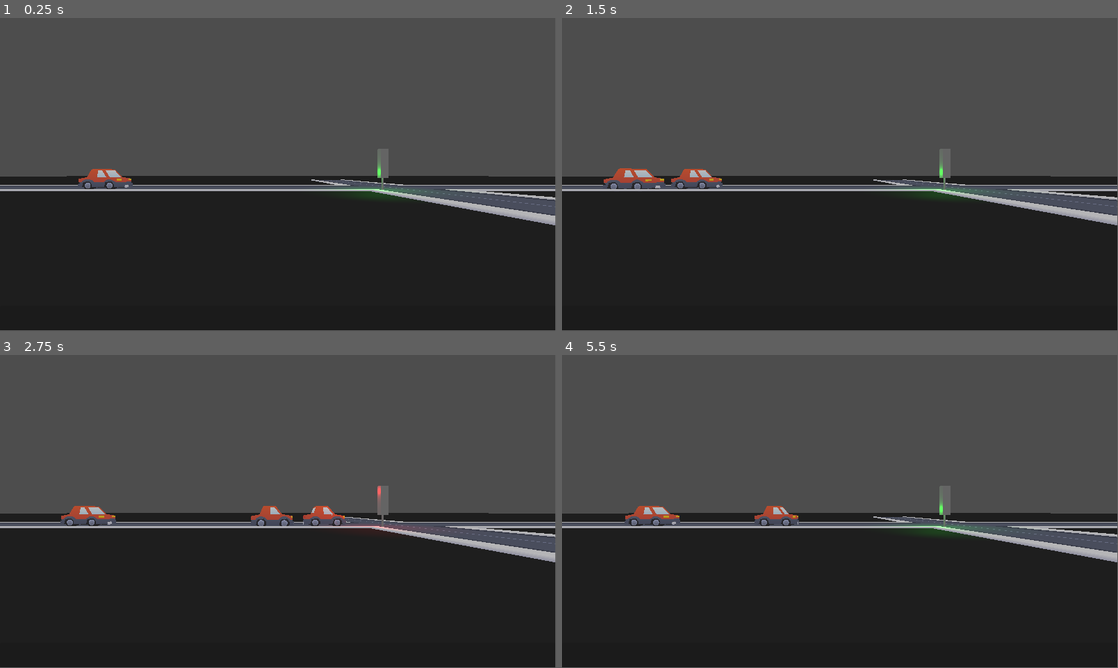
Above: before the commit, frames 1-4 (two rows, left to right).
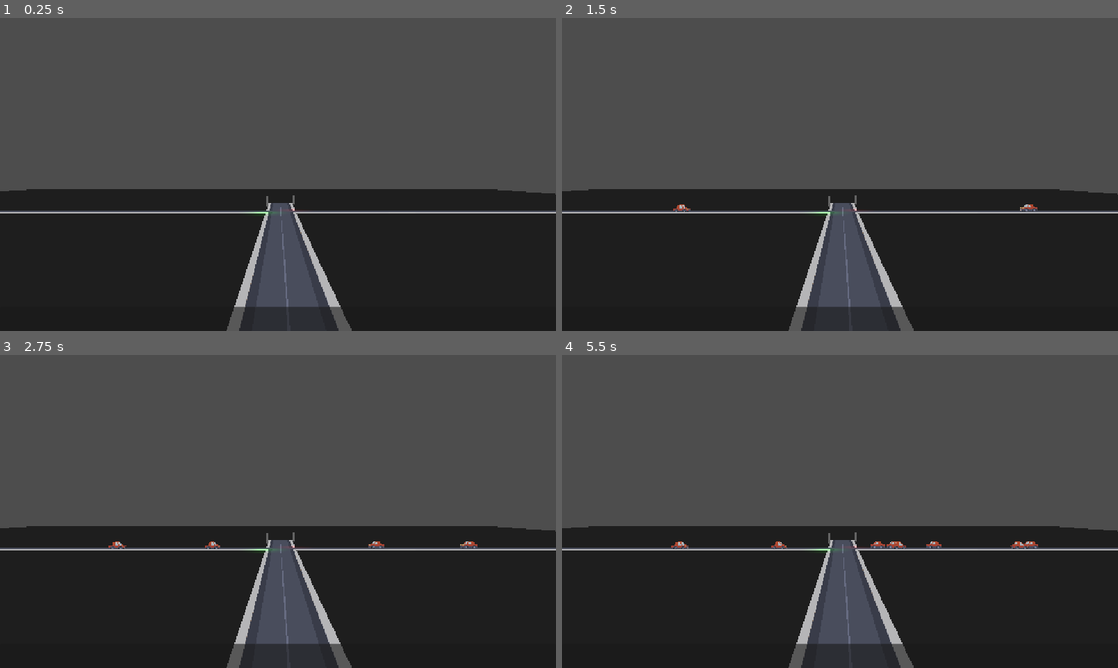
Above: after the commit, the same moments.

Repository: Fs1ooz/I_TrafficLight
Game: Godot game, scene res://Scenes/world.tscn
Same seed, same stepped clock (60 frames per second), same inputs: the game is played once before the commit and once after it.
Inputs:
- Up to frame 1 (0.25 s): no input
- Up to frame 2 (1.5 s): hold Down (ui_down) from 1.28 s (still down)
- Up to frame 3 (2.75 s): release Down (ui_down) at 2.03 s
- Up to frame 4 (5.5 s): hold Down (ui_down) from 3.53 s (still down)
In our replay, the window is 799x449 before the commit and 800x450 after it. These sizes can differ from the game's own. Grey fills any space a smaller window leaves; there, only what the larger window draws over its background counts as a difference.

The runs differ from the first frame. In frame 1, 11% of the frame differs, in the area x 0-100%, y 0-100%; in frame 2, 12%; in frame 3, 12%; in frame 4, 12%.

Commit message:
i wanna beee

Diff:
--- /dev/null
+++ b/Scenes/infrared_sensor.tscn
@@ -0,0 +1,15 @@
+[gd_scene load_steps=2 format=3 uid="uid://cluflelnki8qp"]
+
+[ext_resource type="Script" uid="uid://c5fa1cpdlcm3r" path="res://Script/infrared_sensor.gd" id="1_uxdkq"]
+
+[node name="InfraredSensor" type="Node3D"]
+transform = Transform3D(-4.37114e-08, -1, 4.37114e-08, 0, -4.37114e-08, -1, 1, -4.37114e-08, 1.91069e-15, 0, 0.5, 0)
+script = ExtResource("1_uxdkq")
+
+[node name="InfraredA" type="RayCast3D" parent="." groups=["Infrareds"]]
+transform = Transform3D(1, 0, 0, 0, 1, -8.35189e-23, 0, -8.35188e-23, 1, 0, 0, 0)
+target_position = Vector3(0, 10, 0)
+
+[node name="InfraredB" type="RayCast3D" parent="." groups=["Infrareds"]]
+transform = Transform3D(1, 0, 0, 0, 1, -8.35189e-23, 0, -8.35188e-23, 1, -0.928957, 4.0606e-08, -1.77495e-15)
+target_position = Vector3(0, 10, 0)
--- a/Scenes/sedan.tscn
+++ b/Scenes/sedan.tscn
@@ -182,7 +182,7 @@
 blend_shape_mode = 0
 shadow_mesh = SubResource("ArrayMesh_32lqg")
 
-[node name="Sedan3D" type="CharacterBody3D" groups=["Vehicles"]]
+[node name="Sedan" type="CharacterBody3D" groups=["Vehicles"]]
 script = ExtResource("1_bc5v0")
 
 [node name="CollisionShape3D" type="CollisionShape3D" parent="."]
--- a/Scenes/traffic_light.tscn
+++ b/Scenes/traffic_light.tscn
@@ -1,12 +1,13 @@
 [gd_scene load_steps=2 format=3 uid="uid://ud62vixst0na"]
 
-[ext_resource type="Script" uid="uid://brv3n0s30tj15" path="res://Script/traffic_light.gd" id="1_a202f"]
+[ext_resource type="Script" uid="uid://cep1f8v8k6y7l" path="res://Script/traffic_lights.gd" id="1_tmwn3"]
 
-[node name="Semaforo3D" type="Node3D" node_paths=PackedStringArray("red_light", "yellow_light", "green_light") groups=["Traffic Lights"]]
-script = ExtResource("1_a202f")
-red_light = NodePath("LuciSemaforo3D/Rosso3D")
-yellow_light = NodePath("LuciSemaforo3D/Giallo3D")
-green_light = NodePath("LuciSemaforo3D/Verde3D")
+[node name="TrafficLight" type="Node3D" node_paths=PackedStringArray("red_light", "yellow_light", "green_light") groups=["Traffic Lights"]]
+script = ExtResource("1_tmwn3")
+red_light = NodePath("TrafficLightColors/Red")
+yellow_light = NodePath("TrafficLightColors/Yellow")
+green_light = NodePath("TrafficLightColors/Green")
+metadata/_custom_type_script = "uid://cep1f8v8k6y7l"
 
 [node name="CSGBox3D" type="CSGBox3D" parent="."]
 transform = Transform3D(1, 0, 0, 0, 1, 0, 0, 0, 1, 0, 1.99517, -0.106776)
@@ -17,16 +18,16 @@
 radius = 0.058
 height = 1.18937
 
-[node name="LuciSemaforo3D" type="Node3D" parent="."]
+[node name="TrafficLightColors" type="Node3D" parent="."]
 transform = Transform3D(1, 0, 0, 0, 1, 0, 0, 0, 1, 0, 1.51308, 0.179844)
 
-[node name="Rosso3D" type="OmniLight3D" parent="LuciSemaforo3D"]
+[node name="Red" type="OmniLight3D" parent="TrafficLightColors"]
 transform = Transform3D(1, 0, 0, 0, 1, 0, 0, 0, 1, 0, 1, 0)
 light_color = Color(1, 0, 0, 1)
 
-[node name="Giallo3D" type="OmniLight3D" parent="LuciSemaforo3D"]
+[node name="Yellow" type="OmniLight3D" parent="TrafficLightColors"]
 transform = Transform3D(1, 0, 0, 0, 1, 0, 0, 0, 1, 0, 0.5, 0)
 light_color = Color(1, 0.833333, 0, 1)
 
-[node name="Verde3D" type="OmniLight3D" parent="LuciSemaforo3D"]
+[node name="Green" type="OmniLight3D" parent="TrafficLightColors"]
 light_color = Color(0, 1, 0, 1)
--- a/Scenes/world.tscn
+++ b/Scenes/world.tscn
@@ -1,8 +1,8 @@
 [gd_scene load_steps=10 format=3 uid="uid://biawlloxcii7l"]
 
 [ext_resource type="Script" uid="uid://u04y2f8y3bkg" path="res://Script/world.gd" id="1_go701"]
-[ext_resource type="PackedScene" uid="uid://ck5kqqngwpxwe" path="res://Scenes/sedan.tscn" id="2_5a7ea"]
 [ext_resource type="PackedScene" uid="uid://ud62vixst0na" path="res://Scenes/traffic_light.tscn" id="3_5a7ea"]
+[ext_resource type="PackedScene" uid="uid://cluflelnki8qp" path="res://Scenes/infrared_sensor.tscn" id="4_5ukr8"]
 [ext_resource type="Script" uid="uid://0ewggv54vrmd" path="res://Script/vehicles_spawner.gd" id="4_8j60k"]
 [ext_resource type="MeshLibrary" uid="uid://8p1apkpvubav" path="res://Assets/roadtiles.tres" id="5_fo5ed"]
 [ext_resource type="PackedScene" uid="uid://cvllrjtnyoc0d" path="res://Scenes/ui.tscn" id="6_5ukr8"]
@@ -17,29 +17,35 @@
 [sub_resource type="PlaneMesh" id="PlaneMesh_o06y3"]
 material = SubResource("StandardMaterial3D_5ukr8")
 
-[node name="World" type="Node3D" node_paths=PackedStringArray("raycast")]
+[node name="World" type="Node3D"]
 script = ExtResource("1_go701")
-raycast = NodePath("Infrared3D")
 time_scale = 3
 
 [node name="VehiclesSpawner" type="Node3D" parent="."]
 script = ExtResource("4_8j60k")
 
-[node name="TrafficLight3D" parent="." instance=ExtResource("3_5a7ea")]
-transform = Transform3D(-1, 0, 8.74228e-08, 0, 1, 0, -8.74228e-08, 0, -1, 0.101471, -0.411923, 5.59804)
+[node name="TrafficLightA" parent="." node_paths=PackedStringArray("infrared_sensor") instance=ExtResource("3_5a7ea")]
+transform = Transform3D(-1, 0, 8.74228e-08, 0, 1, 0, -8.74228e-08, 0, -1, 0.198135, 0, 5.14503)
+infrared_sensor = NodePath("../InfraredSensorA")
+current_light = "green"
 
-[node name="Sedan3D" parent="." instance=ExtResource("2_5a7ea")]
-transform = Transform3D(1, 0, 0, 0, 1, 0, 0, 0, 1, 1.7, 0, -12)
+[node name="TrafficLightB" parent="." node_paths=PackedStringArray("infrared_sensor") instance=ExtResource("3_5a7ea")]
+transform = Transform3D(1, 0, 0, 0, 1, 0, 0, 0, 1, 4.79561, 0, 9.84494)
+infrared_sensor = NodePath("../InfraredSensorB")
+current_light = "red"
 
-[node name="Infrared3D" type="RayCast3D" parent="."]
-transform = Transform3D(-4.37114e-08, -1, 4.37114e-08, 0, -4.37114e-08, -1, 1, -4.37114e-08, 1.91069e-15, -2.5314, -0.181997, 6.17843)
-target_position = Vector3(0, -8.315, 0)
+[node name="InfraredSensorA" parent="." instance=ExtResource("4_5ukr8")]
+transform = Transform3D(-4.37114e-08, -1, 4.37114e-08, 0, -4.37114e-08, -1, 1, -4.37114e-08, 1.91069e-15, 9.95691, 0.5, -8.96048)
+
+[node name="InfraredSensorB" parent="." instance=ExtResource("4_5ukr8")]
+transform = Transform3D(-4.37114e-08, -1, 4.37114e-08, 0, -4.37114e-08, -1, 1, -4.37114e-08, 1.91069e-15, 9.95691, 0.5, 30.9786)
 
 [node name="WorldEnvironment" type="WorldEnvironment" parent="."]
 environment = SubResource("Environment_5a7ea")
 
 [node name="Camera3D" type="Camera3D" parent="."]
-transform = Transform3D(-4.37114e-08, 0, -1, 0, 1, 0, 1, 0, -4.37114e-08, -11.1435, 0.987567, -0.110788)
+transform = Transform3D(-4.37114e-08, 0, -1, 0, 1, 0, 1, 0, -4.37114e-08, -59.2512, 6.3648, 7.07052)
+keep_aspect = 0
 
 [node name="Timer" type="Timer" parent="."]
 wait_time = 4.0
@@ -55,7 +61,7 @@
 cell_size = Vector3(5, 0.09, 5)
 cell_scale = 5.0
 data = {
-"cells": PackedInt32Array(65533, 65523, 1, 65530, 65520, 655361, 65529, 65520, 655361, 65528, 65520, 655361, 65528, 65521, 655361, 131068, 65517, 655361, 131068, 65518, 655361, 131068, 65519, 655361, 131067, 65519, 655361, 131067, 65520, 655361, 131066, 65523, 1245222, 131066, 65527, 1245222, 65537, 65509, 1441831, 0, 1, 1441800, 0, 0, 1441845, 0, 65535, 1441845, 0, 65534, 1441845, 0, 65533, 1441845, 0, 2, 1441845, 0, 4, 1441845, 0, 3, 1441845, 0, 5, 1441845, 0, 6, 1441845, 65535, 1, 655413, 65534, 1, 655413, 65533, 1, 655413, 1, 1, 655413, 2, 1, 655413, 3, 1, 655413, 0, 65532, 1048629, 0, 65531, 1048629, 0, 65530, 1048629, 0, 65529, 1048629, 0, 7, 1048629, 0, 8, 1048629, 0, 9, 1048629)
+"cells": PackedInt32Array(0, 1, 1441800, 0, 0, 1441845, 0, 65535, 1441845, 0, 65534, 1441845, 0, 65533, 1441845, 0, 2, 1441845, 0, 4, 1441845, 0, 3, 1441845, 0, 5, 1441845, 0, 6, 1441845, 65535, 1, 655413, 65534, 1, 655413, 65533, 1, 655413, 1, 1, 655413, 2, 1, 655413, 3, 1, 655413, 0, 65532, 1048629, 0, 65531, 1048629, 0, 65530, 1048629, 0, 65529, 1048629, 0, 7, 1048629, 0, 8, 1048629, 0, 9, 1048629, 0, 65528, 1048629, 0, 65527, 1048629, 0, 65526, 1048629, 0, 65525, 1048629, 0, 65524, 1048629, 0, 65523, 1048629, 0, 65522, 1048629, 0, 65521, 1048629, 0, 65520, 1048629, 0, 65519, 1048629, 0, 65518, 1048629, 65532, 1, 53, 65531, 1, 53, 65530, 1, 53, 65529, 1, 53, 65528, 1, 53, 65527, 1, 53, 0, 10, 1441845, 0, 11, 1441845, 0, 12, 1441845, 0, 13, 1441845, 0, 14, 1441845, 0, 15, 1441845, 0, 16, 1441845, 0, 17, 1441845, 0, 18, 1441845, 0, 19, 1441845, 0, 20, 1441845, 0, 21, 1441845, 0, 22, 1441845, 0, 23, 1441845)
 }
 metadata/_editor_floor_ = Vector3(0, 0, 0)
 
--- a/Script/Macchina.gd
+++ b/Script/Macchina.gd
@@ -3,21 +3,12 @@
 @export var speed: float = 5.0
 @export var slow_speed: float = 0.5
 @export var stop_threshold: float = 5.0
-@export var car_stop_distance: float = 4.0
-
+@export var car_stop_distance: float = 3.8
+@export var lane_width: float = 1.7  # distanza laterale massima per considerare il semaforo "nella stessa corsia"
 @onready var traffic_lights = VehiclesManager.traffic_lights
-
-@onready var starting_position: Vector3 = Vector3(1.7, 0, -12)
 @onready var vehicles: Array = get_tree().get_nodes_in_group("Vehicles")
-
 @onready var should_stop: bool
-
-func _input(_event: InputEvent) -> void:
-	if Input.is_action_just_pressed("ui_down"):
-		global_position = starting_position
-
-func _ready() -> void:
-	global_position = starting_position
+var direction: Vector3 = Vector3.BACK
 
 func _process(delta: float) -> void:
 	should_stop = check_vehicles()
@@ -32,9 +23,9 @@
 				if velocity != Vector3.ZERO:
 					velocity = velocity.lerp(Vector3.ZERO, delta * 4.0)
 			"slow":
-				velocity = velocity.lerp(slow_speed * Vector3.BACK, delta * 3.0)
+				velocity = velocity.lerp(slow_speed * direction, delta * 3.0)
 			"go":
-				velocity = velocity.lerp(speed * Vector3.BACK, delta)
+				velocity = velocity.lerp(speed * direction, delta)
 	move_and_slide()
 
 func get_traffic_action() -> String:
@@ -49,12 +40,25 @@
 					return "go"
 	return "go"
 
+
+
 func is_near_traffic_light(traffic_light) -> bool:
-	if traffic_light.global_position.z <= global_position.z:
+	var to_light = traffic_light.global_position - global_position
+
+	# Calcola se il semaforo è davanti
+	var dot_product = direction.dot(to_light)
+	if dot_product <= 0:
 		return false
-	var distance_x = abs(global_position.x - traffic_light.global_position.x)
-	var distance_z = abs(global_position.z - traffic_light.global_position.z)
-	return distance_x < stop_threshold and distance_z < stop_threshold
+
+	# Calcola la distanza perpendicolare (lateralmente) rispetto alla direzione
+	var perpendicular_distance = get_perpendicular_distance(to_light, direction)
+	if perpendicular_distance > lane_width:
+		return false
+
+	# Controlla la distanza totale
+	var distance = to_light.length()
+	return distance < stop_threshold
+
 
 func check_vehicles() -> bool:
 	var my_pos = global_position
@@ -64,13 +68,33 @@
 			continue
 
 		var other_pos = vehicle.global_position
+		var to_other = other_pos - my_pos
 
-		var distance_z = other_pos.z - my_pos.z
-		if distance_z <= 0 or distance_z > car_stop_distance:
+		# Calcola se l'altro veicolo è davanti
+		var dot_product = direction.dot(to_other)
+		if dot_product <= 0:
 			continue
 
-		var distance_x = abs(my_pos.x - other_pos.x)
-		if distance_x < car_stop_distance:
-			return true
+		# Calcola la distanza laterale
+		var perpendicular_distance = get_perpendicular_distance(to_other, direction)
+		if perpendicular_distance > lane_width:
+			continue  # troppo laterale: non è nella stessa corsia
+
+		# Calcola la distanza davanti
+		var distance_along_direction = dot_product
+		if distance_along_direction > car_stop_distance:
+			continue
+
+		return true
 
 	return false
+
+
+# Funzione helper per calcolare la distanza perpendicolare
+func get_perpendicular_distance(vector: Vector3, direction: Vector3) -> float:
+	# Proietta il vettore sulla direzione
+	var projection = direction * direction.dot(vector)
+	# Calcola il vettore perpendicolare
+	var perpendicular = vector - projection
+	# Ritorna la lunghezza del vettore perpendicolare
+	return perpendicular.length()
--- /dev/null
+++ b/Script/infrared_sensor.gd
@@ -0,0 +1,53 @@
+extends Node3D
+
+@onready var raycast_A: RayCast3D = $InfraredA
+@onready var raycast_B: RayCast3D = $InfraredB
+var previous_state: String = ""
+var was_A_colliding = false
+var was_B_colliding = false
+
+
+signal add_time
+var vehicles_waiting = []
+var vehicles_in_transit = []
+
+func _process(delta: float) -> void:
+	if not raycast_A or not raycast_B:
+		print("Raycast non assegnato!")
+		return
+
+	var current_state = ""
+	var is_A_colliding = raycast_A.is_colliding()
+	var is_B_colliding = raycast_B.is_colliding()
+
+	var collider_A = raycast_A.get_collider()
+	var collider_B = raycast_B.get_collider()
+
+	# Se entrambi stanno collidendo
+	if is_A_colliding and is_B_colliding:
+		# Se A ha iniziato a collidere prima (era già in collisione)
+		if was_A_colliding and not was_B_colliding:
+			vehicles_in_transit.append(collider_A)
+			current_state = "sinistra"
+		# Se B ha iniziato a collidere prima
+		elif was_B_colliding and not was_A_colliding:
+			vehicles_in_transit.append(collider_B)
+			current_state = "destra"
+
+		# Se hanno iniziato insieme, usa la distanza come fallback
+
+		if current_state != previous_state:
+			print("direzione: ", current_state, " Collider A ", collider_A, " B ", collider_B)
+			previous_state = current_state
+	else:
+		previous_state = ""
+
+	# Aggiorna lo stato precedente
+	was_A_colliding = is_A_colliding
+	was_B_colliding = is_B_colliding
+
+
+func get_in_transit_time() -> float:
+	if vehicles_in_transit.size() == 0:
+		return 0.0
+	return VehiclesManager.max_green_time / vehicles_in_transit.size()
--- a/Script/traffic_light.gd
+++ b/Script/traffic_light.gd
@@ -1,34 +1 @@
-extends Node3D
-
-@export var red_light: OmniLight3D
-@export var yellow_light: OmniLight3D
-@export var green_light: OmniLight3D
-
-@export var red_time := 5.0
-@export var yellow_time := 3.0
-@export var green_time := 5.0
-
-var current_light := "green"
-
-func _ready():
-	update_lights()
-	start_cycle()
-
-func start_cycle():
-	match current_light:
-		"red":
-			await get_tree().create_timer(red_time).timeout
-			current_light = "green"
-		"green":
-			await get_tree().create_timer(green_time).timeout
-			current_light = "yellow"
-		"yellow":
-			await get_tree().create_timer(yellow_time).timeout
-			current_light = "red"
-	update_lights()
-	start_cycle()
-
-func update_lights():
-	red_light.visible = current_light == "red"
-	yellow_light.visible = current_light == "yellow"
-	green_light.visible = current_light == "green"
+extends TrafficLight
--- /dev/null
+++ b/Script/traffic_lights.gd
@@ -0,0 +1,37 @@
+extends Node3D
+class_name TrafficLight
+
+@export var red_light: OmniLight3D
+@export var yellow_light: OmniLight3D
+@export var green_light: OmniLight3D
+@export var infrared_sensor: Node3D
+
+@export var red_time: float = 60.0
+@export var green_time: float = 30.0
+@export var yellow_time: float = 3.0
+
+@export var current_light: String
+
+func _ready():
+	update_lights()
+	start_cycle()
+
+func start_cycle():
+	match current_light:
+		"red":
+			await get_tree().create_timer(red_time).timeout
+			current_light = "green"
+			green_time = infrared_sensor.get_in_transit_time()
+		"green":
+			await get_tree().create_timer(green_time).timeout
+			current_light = "yellow"
+		"yellow":
+			await get_tree().create_timer(yellow_time).timeout
+			current_light = "red"
+	update_lights()
+	start_cycle()
+
+func update_lights():
+	red_light.visible = current_light == "red"
+	yellow_light.visible = current_light == "yellow"
+	green_light.visible = current_light == "green"
--- a/Script/vehicles.gd
+++ b/Script/vehicles.gd
@@ -2,3 +2,6 @@
 
 @onready var vehicles: Array = get_tree().get_nodes_in_group("Vehicles")
 @onready var traffic_lights: Array = get_tree().get_nodes_in_group("Traffic Lights")
+
+#@export var max_red_time: float = 120
+@export var max_green_time: float = 20
--- a/Script/vehicles_spawner.gd
+++ b/Script/vehicles_spawner.gd
@@ -2,28 +2,41 @@
 
 @onready var timer: Timer = $"../Timer"
 
-# Pre-carica le scene a tempo di compilazione (ZERO lag)
 var vehicle_scenes: Array[PackedScene] = [
 	preload("res://Scenes/sedan.tscn"),
-	# Aggiungi altri veicoli qui
 	# preload("res://Scenes/camion_3d.tscn"),
 ]
 
+var lanes: Dictionary = {
+	"-ztoz": {"spawn_position": Vector3(1.7, 0, -20), "direction": Vector3.BACK, "rotation": Vector3(0, 0, 0)},
+	"zto-z": {"spawn_position": Vector3(3.4, 0, 40), "direction": Vector3.FORWARD, "rotation": Vector3(0, PI, 0)},
+}
+
 var next_vehicle: PackedScene = vehicle_scenes[0]
 
-# Sceglie una scena casuale dai veicoli disponibili
 func pick_random_vehicle() -> void:
 	if vehicle_scenes.size() > 0:
 		next_vehicle = vehicle_scenes[randi() % vehicle_scenes.size()]
 
-# Spawna un veicolo nella scena
 func spawn_vehicle() -> void:
 	pick_random_vehicle()
-	var instance = next_vehicle.instantiate()
+	var instance1 = next_vehicle.instantiate()
+	var instance2 = next_vehicle.instantiate()
+
 	await get_tree().create_timer(0.1).timeout
+
+	spawn_at(instance1, lanes["-ztoz"]["spawn_position"], lanes["-ztoz"]["direction"], lanes["-ztoz"]["rotation"])
+	spawn_at(instance2, lanes["zto-z"]["spawn_position"], lanes["zto-z"]["direction"], lanes["zto-z"]["rotation"])
+
+func spawn_at(instance: Node3D, pos: Vector3, dir: Vector3, rot: Vector3) -> void:
 	get_parent().add_child(instance)
+	instance.global_position = pos
+	instance.rotation = rot
+	instance.direction = dir
 
-# Callback del timer - spawna un veicolo e riavvia il timer
 func _on_timer_timeout() -> void:
+	var vehicles = get_tree().get_nodes_in_group("Vehicles")
+	if vehicles.size() > 10:
+		return
 	spawn_vehicle()
 	timer.start()
--- a/Script/world.gd
+++ b/Script/world.gd
@@ -1,18 +1,12 @@
 extends Node3D
 
-@export var raycast: RayCast3D
+#@export var raycast: RayCast3D
 @export var time_scale: int = 1.0
-
 
 
 func _process(delta: float) -> void:
 	Engine.time_scale = time_scale
-#func _process(delta):
-	#if not raycast:
-		#print("Raycast non assegnato!")
-		#return
-   #
-	#if raycast.is_colliding():
-		#var collider = raycast.get_collider()
-		#var collision_point = raycast.get_collision_point()
-		#print("Colpito: ", collider.name, " a distanza: ", raycast.global_position.distance_to(collision_point))
+	var vehicles: Array = get_tree().get_nodes_in_group("Vehicles")
+	for vehicle in vehicles:
+		if vehicle.global_position.distance_to(Vector3(0,0,0)) > 50:
+			vehicle.queue_free()
--- a/project.godot
+++ b/project.godot
@@ -19,10 +19,15 @@
 
 VehiclesManager="*res://Scenes/Singletons/vehicles_manager.tscn"
 
+[display]
+
+window/stretch/mode="canvas_items"
+
 [global_group]
 
 "Traffic Lights"=""
 Vehicles=""
+Infrareds=""
 
 [rendering]
 
Not shown, added: Script/infrared_sensor.gd.uid
Not shown, added: Script/traffic_lights.gd.uid
